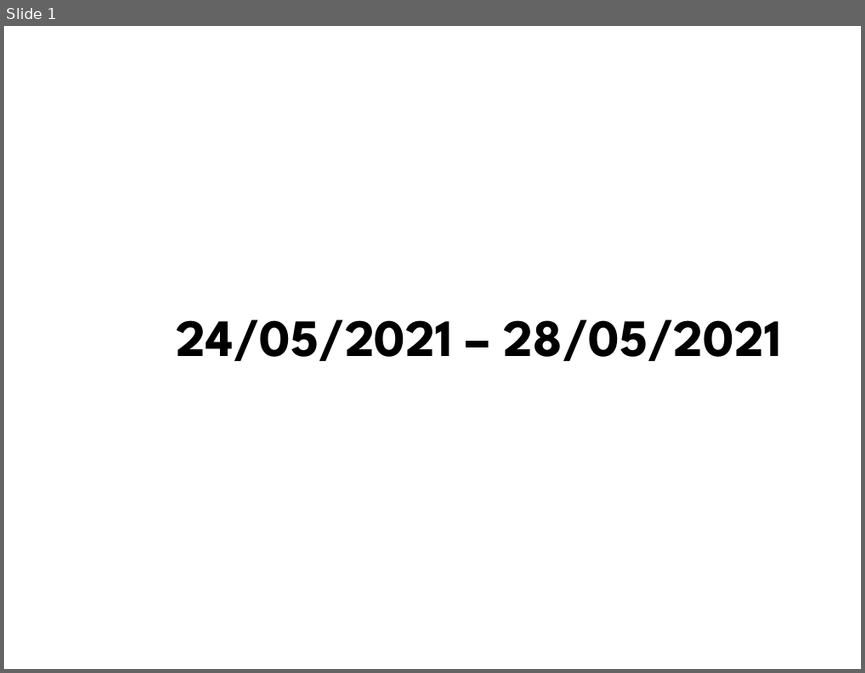
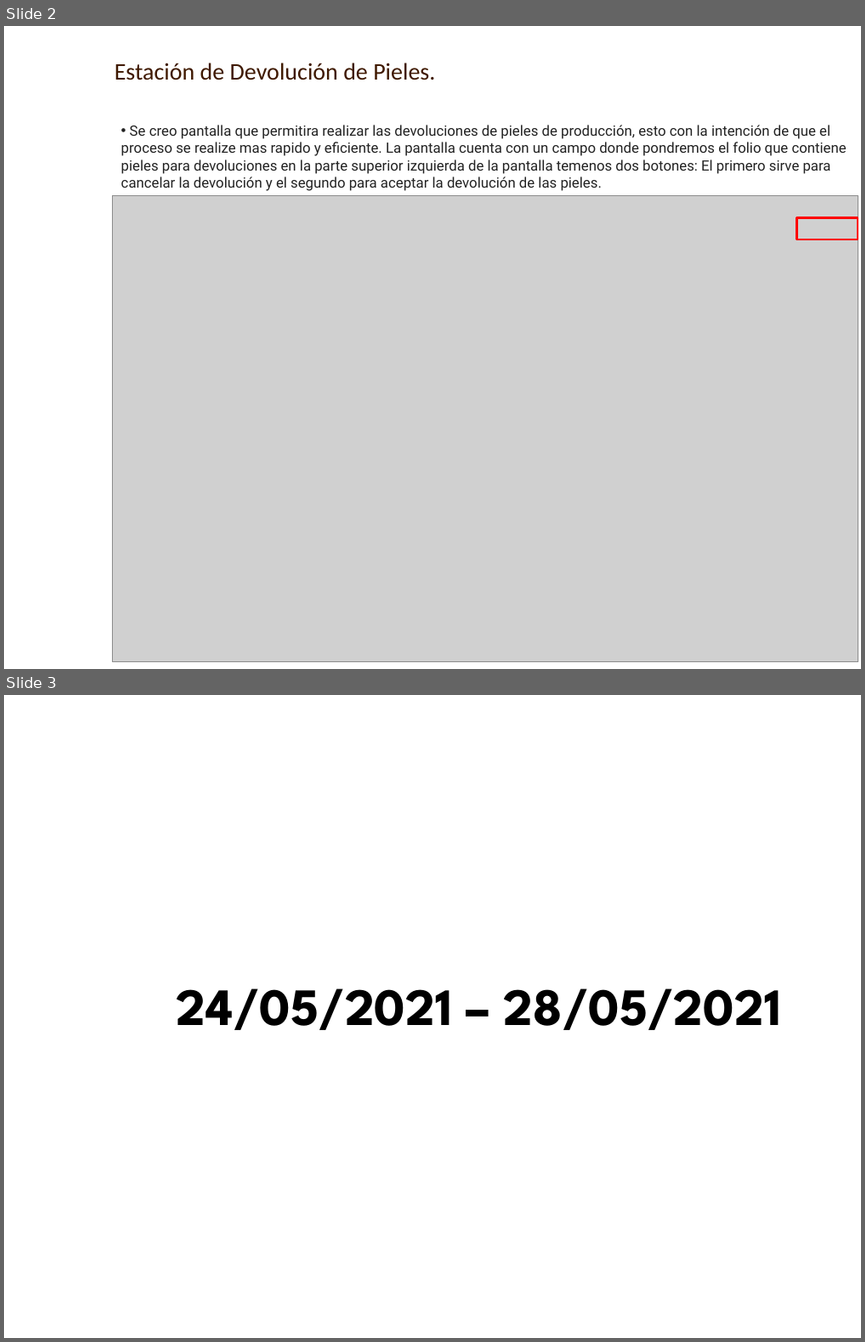
Before and after one commit to AXDELAROSA/CLASIFICACION_PIELES, a slide deck: Scripts_R100_Materiales/Folios_Transaccion/Docs/IT_DEV_FOLIOS_22102020.pptx. Shown one above the other, each under a label of ours: slide 1 before the commit, slides 2 and 3 after it. The pictures are 865x673 and 865x1342 pixels, drawn with LibreOffice and Linux fonts; fonts in the diff are those of the drawing; grey boxes stand for pictures; background and template pictures are left out. Boxes give left, top, right and bottom in pixels: in the first picture for what was removed or moved away, otherwise in the second. Text is boxed around its words. In the diff, an @@ line names an element or a change of style, - is before the commit and + after.

Commit message:
cambios para obtener la locacion y para actualizar el folio hasta el final del proceso

```diff
--- a/Scripts_R100_Materiales/Folios_Transaccion/Docs/IT_DEV_FOLIOS_22102020.pptx
+++ b/Scripts_R100_Materiales/Folios_Transaccion/Docs/IT_DEV_FOLIOS_22102020.pptx
@@ slide 2 added at [4, 26, 861, 669], background picture (left out) @@
@@ text added at [114, 63, 435, 80], 20 pt, text #3F1900 @@
+Estación de Devolución de Pieles.
@@ text added at [121, 125, 846, 191], 12 pt, text #222222 @@
+• Se creo pantalla que permitira realizar las devoluciones de pieles de producción, esto con la intención de que el proceso se realize mas rapido y eficiente. La pantalla cuenta con un campo donde pondremos el folio que contiene pieles para devoluciones en la parte superior izquierda de la pantalla temenos dos botones: El primero sirve para cancelar la devolución y el segundo para aceptar la devolución de las pieles.
@@ picture added at [113, 196, 857, 661] @@
@@ rectangle added at [796, 218, 857, 239], outline #FF0000 2 pt @@
@@ what was slide 1 is now slide 3 @@
```
Also in this commit, not shown: 1 other slide added, 13 other files.
